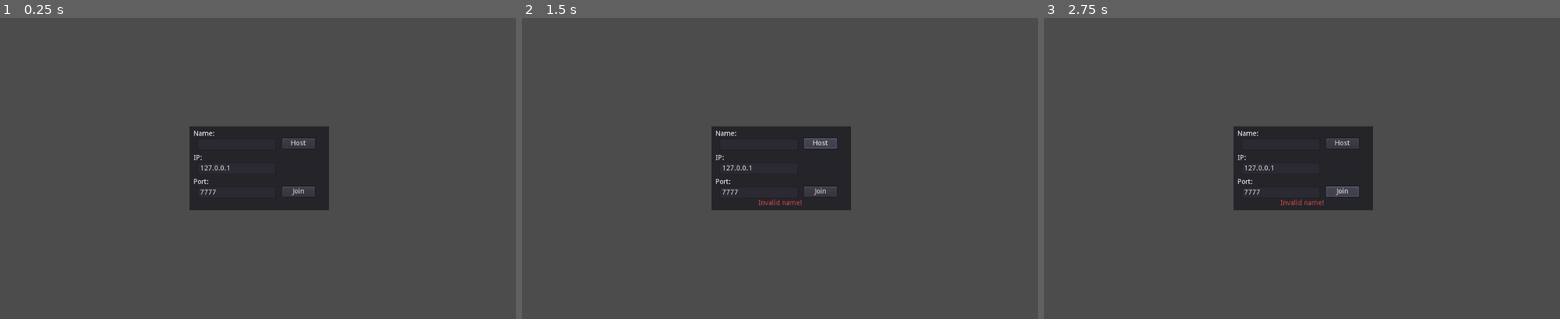
Above: before the commit, frames 1-3 (left to right).
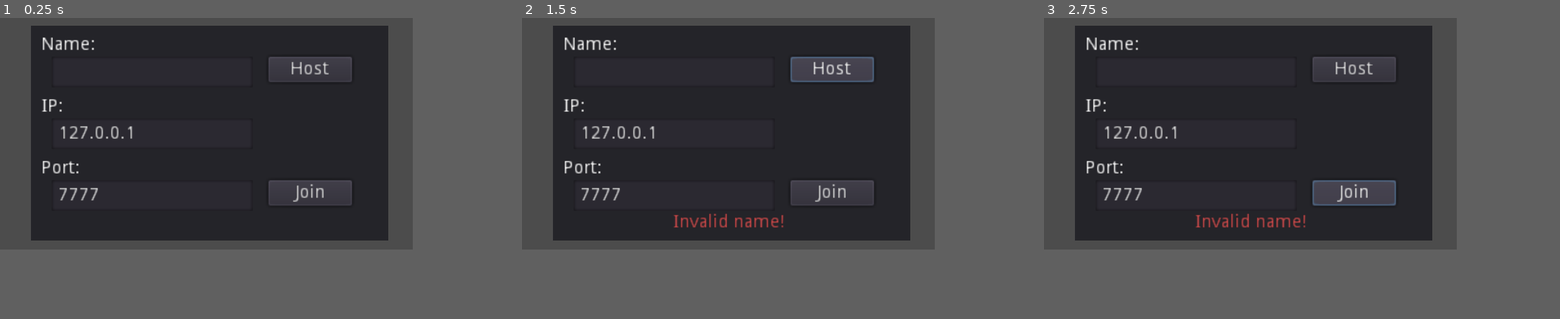
Above: after the commit, the same moments.

Repository: sebmorsch/PlanetProtectors
Game: Godot game, scene res://Scenes/Lobby.tscn
Two runs of this game, one before a commit and one after it. Both use one fixed random seed, a clock stepped at 60 frames per second and the inputs below. The engine's default icon, where the game draws it, is replaced by a stand-in: a white triangle on a blue panel in a dark square.
Inputs:
- Up to frame 1 (0.25 s): no input
- Up to frame 2 (1.5 s): tap Enter at 0.5 s; hold D (player_right) 0.53-1.25 s; click "Host" at 1.25 s
- Up to frame 3 (2.75 s): click "Join" at 2 s
In our replay, the window is 800x468 before the commit and 640x360 after it. These sizes can differ from the game's own. Grey fills any space a smaller window leaves; there, only what the larger window draws over its background counts as a difference.

The runs differ from the first frame. In frame 1, 41% of the frame differs, in the area x 6-76%, y 2-74%; in frame 2, 41%; in frame 3, 41%.

Commit message:
[chg] add test tiles / set project window size

Diff:
--- a/Scenes/Game.tscn
+++ b/Scenes/Game.tscn
@@ -1,13 +1,30 @@
-[gd_scene load_steps=3 format=2]
+[gd_scene load_steps=5 format=2]
 
 [ext_resource path="res://Scripts/Game.gd" type="Script" id=1]
 [ext_resource path="res://icon.png" type="Texture" id=2]
+
+[sub_resource type="AtlasTexture" id=2]
+
+[sub_resource type="RectangleShape2D" id=1]
+extents = Vector2( 31.6921, 31.7672 )
 
 [node name="Node" type="Node"]
 script = ExtResource( 1 )
 
 [node name="Players" type="Node" parent="."]
 
+[node name="world" type="Sprite" parent="."]
+position = Vector2( 342.958, 299.02 )
+texture = SubResource( 2 )
+
+[node name="TileMap" type="TileMap" parent="."]
+format = 1
+
 [node name="Sprite" type="Sprite" parent="."]
-position = Vector2( 510, 268 )
+position = Vector2( 151.763, 71.8158 )
 texture = ExtResource( 2 )
+
+[node name="StaticBody2D2" type="StaticBody2D" parent="Sprite"]
+
+[node name="CollisionShape2D" type="CollisionShape2D" parent="Sprite/StaticBody2D2"]
+shape = SubResource( 1 )
--- a/Scenes/Player.tscn
+++ b/Scenes/Player.tscn
@@ -1,6 +1,6 @@
-[gd_scene load_steps=5 format=2]
+[gd_scene load_steps=6 format=2]
 
-[ext_resource path="res://Resources/Player.png" type="Texture" id=1]
+[ext_resource path="res://Resources/p.png" type="Texture" id=1]
 [ext_resource path="res://Scripts/Player.gd" type="Script" id=2]
 [ext_resource path="res://Resources/montserrat.otf" type="DynamicFontData" id=3]
 
@@ -8,14 +8,22 @@
 size = 28
 font_data = ExtResource( 3 )
 
+[sub_resource type="CapsuleShape2D" id=2]
+radius = 2.69337
+height = 7.84594
+
 [node name="Player" type="KinematicBody2D"]
 scale = Vector2( 0.530064, 0.530064 )
 script = ExtResource( 2 )
 
 [node name="Sprite" type="Sprite" parent="."]
 texture = ExtResource( 1 )
+__meta__ = {
+"_edit_group_": true
+}
 
 [node name="label" type="Label" parent="."]
+visible = false
 anchor_left = 0.5
 anchor_top = 0.5
 anchor_right = 0.5
@@ -31,3 +39,8 @@
 __meta__ = {
 "_edit_use_anchors_": false
 }
+
+[node name="CollisionShape2D" type="CollisionShape2D" parent="."]
+position = Vector2( -0.3123, 7.37038 )
+rotation = 1.5708
+shape = SubResource( 2 )
--- /dev/null
+++ b/Scenes/World.tscn
@@ -0,0 +1,36 @@
+[gd_scene load_steps=3 format=2]
+
+[ext_resource path="res://Resources/dungeon_tiles.png" type="Texture" id=1]
+
+[sub_resource type="TileSet" id=1]
+0/name = "dungeon_tiles.png 0"
+0/texture = ExtResource( 1 )
+0/tex_offset = Vector2( 0, 0 )
+0/modulate = Color( 1, 1, 1, 1 )
+0/region = Rect2( 32, 32, 320, 256 )
+0/tile_mode = 2
+0/autotile/icon_coordinate = Vector2( 0, 0 )
+0/autotile/tile_size = Vector2( 16, 16 )
+0/autotile/spacing = 0
+0/autotile/occluder_map = [  ]
+0/autotile/navpoly_map = [  ]
+0/autotile/priority_map = [  ]
+0/autotile/z_index_map = [  ]
+0/occluder_offset = Vector2( 0, 0 )
+0/navigation_offset = Vector2( 0, 0 )
+0/shape_offset = Vector2( 0, 0 )
+0/shape_transform = Transform2D( 1, 0, 0, 1, 0, 0 )
+0/shape_one_way = false
+0/shape_one_way_margin = 0.0
+0/shapes = [  ]
+0/z_index = 0
+
+[node name="Node" type="Node"]
+
+[node name="Wall" type="Sprite" parent="."]
+
+[node name="TileMap" type="TileMap" parent="Wall"]
+tile_set = SubResource( 1 )
+cell_size = Vector2( 16, 16 )
+format = 1
+tile_data = PoolIntArray( 327687, 0, 0, 327688, 0, 1, 327689, 0, 1, 327690, 0, 1, 327691, 0, 1, 327692, 0, 1, 327693, 0, 4, 393223, 0, 196608, 393224, 0, 131074, 393225, 0, 262145, 393226, 0, 262145, 393227, 0, 262145, 393228, 0, 262145, 393229, 0, 262148, 458759, 0, 196608, 458760, 0, 131076, 458761, 0, 655361, 458762, 0, 655361, 458763, 0, 655361, 458764, 0, 655361, 458765, 0, 655361, 524295, 0, 589824, 524296, 0, 262148, 589831, 0, 655362, 589832, 0, 655362 )
--- a/Scripts/Player.gd
+++ b/Scripts/Player.gd
@@ -1,9 +1,9 @@
 extends KinematicBody2D
 
-var movespeed = 400
+var movespeed = 100
 var velocity = Vector2()
 
-puppet var puppet_position = Vector2(0,0)
+puppet var puppet_position = Vector2()
 puppet var puppet_velosity = Vector2()
 
 # Called when the node enters the scene tree for the first time.
--- a/Scripts/gamestate.gd
+++ b/Scripts/gamestate.gd
@@ -88,7 +88,7 @@
 		print("pre start game plyer id:", p_id)
 		print("#########")
 		player.set_name(str(p_id)) # Use unique ID as node name.
-		player.position=Vector2.ZERO
+		player.position=Vector2(10,10)
 		player.set_network_master(p_id) #set unique id as master.
 
 		if p_id == get_tree().get_network_unique_id():
--- a/project.godot
+++ b/project.godot
@@ -23,6 +23,13 @@
 
 gamestate="*res://Scripts/gamestate.gd"
 Network="*res://Scripts/Network.gd"
+
+[display]
+
+window/size/width=320
+window/size/height=180
+window/stretch/mode="2d"
+window/stretch/aspect="keep"
 
 [editor_plugins]
 
@@ -82,3 +89,7 @@
 [rendering]
 
 environment/default_environment="res://default_env.tres"
+
+[world]
+
+2d/cell_size=16
Binary file added: Resources/dungeon_tiles.png
Not shown, added: Resources/dungeon_tiles.png.import
Binary file added: Resources/p.png
Not shown, added: Resources/p.png.import
Binary file added: Resources/world.png
Not shown, added: Resources/world.png.import
